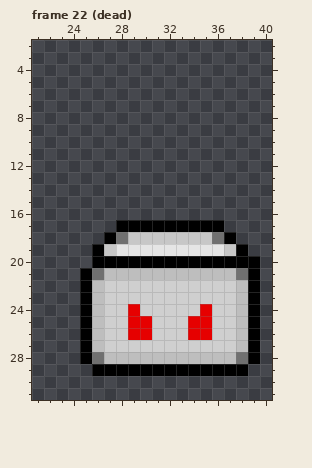
A pixel-art file gets an edit: aseprite/chars/enemy/enemy.aseprite. The picture above was drawn from the file before the commit.
64x32 pixels, 23 frames. Shown: frame 22 (dead): x 21..40, y 2..31. The commit also changed other frames, which this record leaves out.
After the commit:
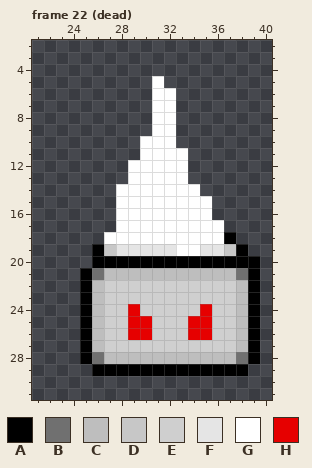
Palette (. is transparent): A #000000  B #707070  C #bebebe  D #c7c7c7  E #cfcfcf  F #e5e5e5  G #ffffff  H #e60000
Changes in this commit:
Frame 22 (dead):
The edit adds colour G in row 5 at x 31; in rows 6 to 9 at x 31 to 32; in row 10 at x 30 to 32; in row 11 at x 30 to 33; in rows 12 to 13 at x 29 to 33; in row 14 at x 28 to 34.
The edit adds colour G in rows 15 to 16 at x 28 to 35.
Colour A gives way to colour G in row 17 at x 28 to 36; in row 18 at x 27.
Colour B gives way to colour G in row 18 at x 28 and 36.
Colour D gives way to colour G in row 18 at x 29 to 35.
Colour F gives way to colour G in row 19 at x 33 to 34.
Boxes around the changes in both pictures, in picture pixels (x1, y1, x2, y2):
changed: (104, 76, 224, 256)
